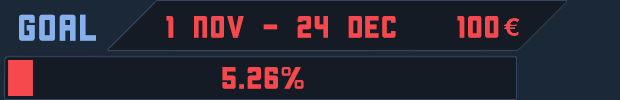
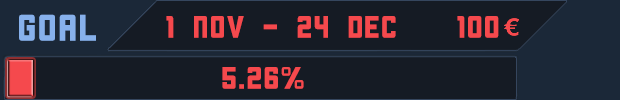
Layered file, before and after one edit (620×100). Changes by layer:
pixels changed over (5, 57, 36, 99) (layer not identified)
